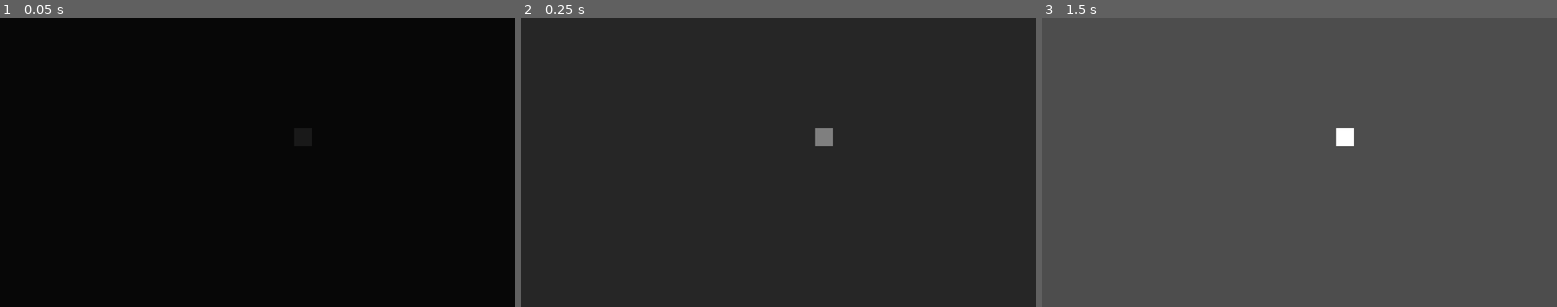
Above: before the commit, frames 1-3 (left to right).
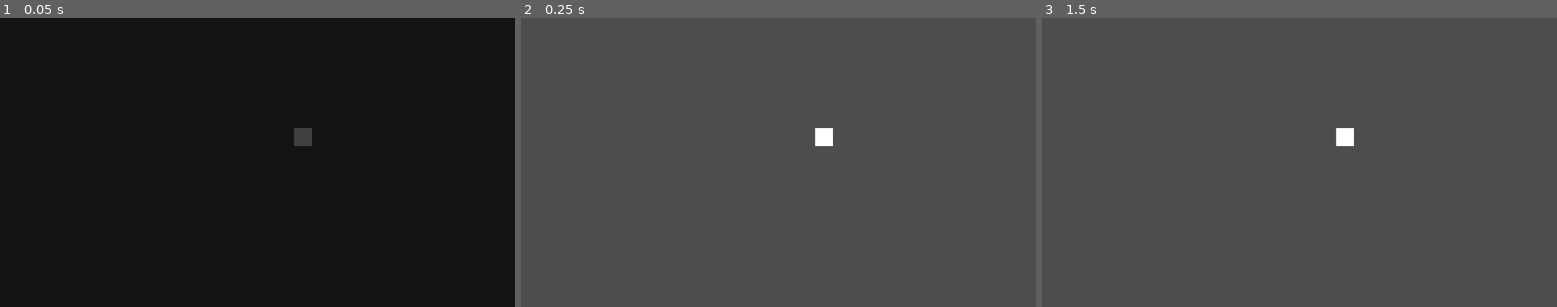
Above: after the commit, the same moments.

Repository: Sqydev/Hollow-Knight
Game: Godot game, scene res://scenes/Feature Tests/TriggerTests/TriggetTest.tscn
Same seed, same stepped clock (60 frames per second), same inputs: the game is played once before the commit and once after it. The project has no main scene, so this scene is started directly.
Inputs:
- Up to frame 1 (0.05 s): no input
- Up to frame 2 (0.25 s): no input
- Up to frame 3 (1.5 s): tap Enter at 1.25 s

The runs differ from the first frame. In frame 1, 0.2% of the frame differs, in the area x 57-61%, y 38-45%; in frame 2, 100%, in the area x 0-100%, y 0-100%; in frame 3, nothing differs.

Commit message:
Pull request next 2

Diff:
--- a/scripts/Scene_Triggers/SceneChaingeTrigger.gd
+++ b/scripts/Scene_Triggers/SceneChaingeTrigger.gd
@@ -4,7 +4,7 @@
 @onready var Fame = $CanvasLayer/ColorRect
 
 func _ready() -> void:
-	await Fame.fade_in(0.5)
+	await Fame.fade_in(0.2)
 	Trigger.body_entered.connect(FilterToPlayer)
 
 func _process(delta: float) -> void:
@@ -19,6 +19,6 @@
 	if(body.name == "The Knight"):
 		print_debug("Scene_Change to: ", NewScene)
 
-		await Fame.fade_out(0.5)
+		await Fame.fade_out(0.2)
 
 		get_tree().change_scene_to_file(NewScene)
